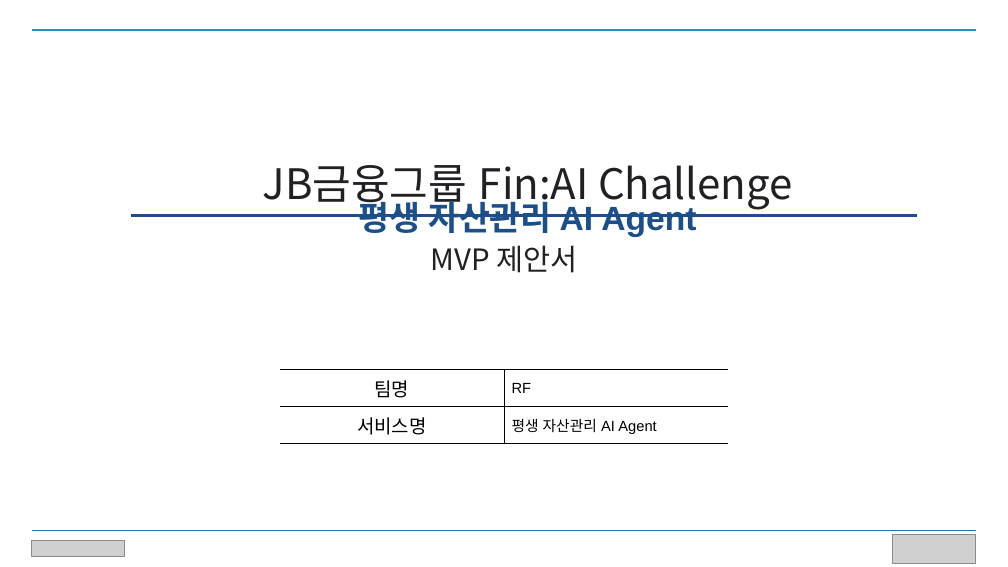
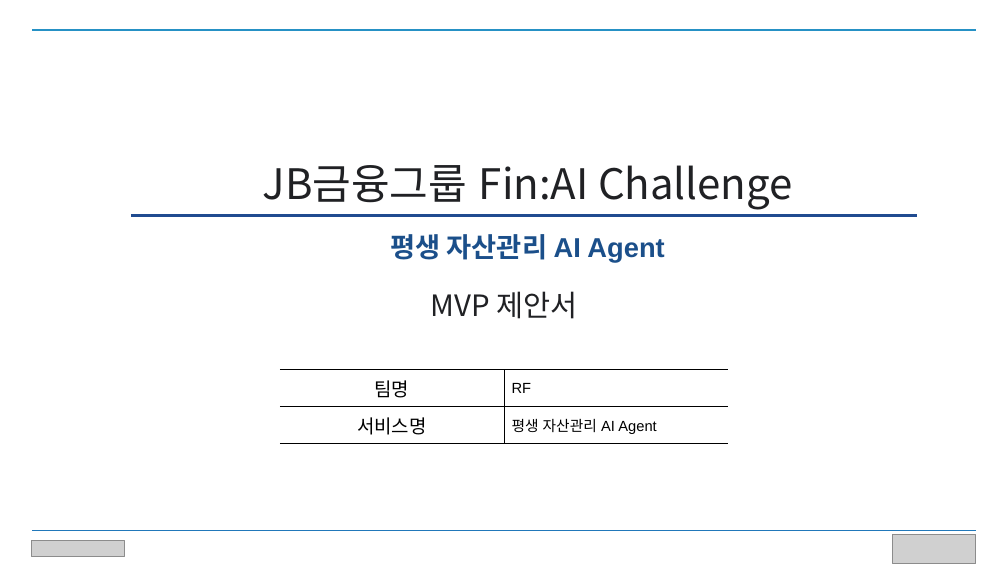
Before and after one commit to choseohyeon/JBagent, a slide deck: slide 1 of submit/[RF팀] 평생 자산관리 AI Agent MVP제안서.pptx. Drawn at 1008x567 pixels with LibreOffice and Linux fonts; fonts in the diff are those of the drawing; grey boxes stand for pictures. Boxes give left, top, right and bottom in pixels: in the first picture for what was removed or moved away, otherwise in the second. Text is boxed around its words. In the diff, an @@ line names an element or a change of style, - is before the commit and + after.

Commit message:
PPTX 표지 서비스명 위치 수정: 가로선 아래, MVP 제안서 위로 재배치

```diff
--- a/submit/[RF팀] 평생 자산관리 AI Agent MVP제안서.pptx
+++ b/submit/[RF팀] 평생 자산관리 AI Agent MVP제안서.pptx
@@ text "평생 자산관리 AI Agent": place and size @@
-text "평생 자산관리 AI Agent" at (359,195,696,237)
+text "평생 자산관리 AI Agent" at (390,234,664,262)
@@ text "평생 자산관리 AI Agent" at (390,234,664,262): size 32 to 26 pt @@
@@ text "MVP 제안서": place and size @@
-text "MVP 제안서" at (431,245,577,273)
+text "MVP 제안서" at (431,291,577,319)
```
